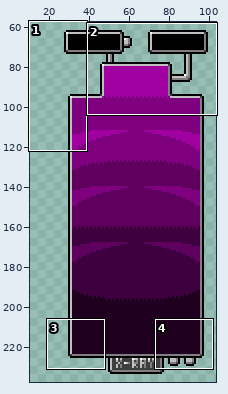
A sprite sheet gets an edit: img/background.gif. Above, an overview of the earlier version with the close-up marked.
Close-up. Before the commit:
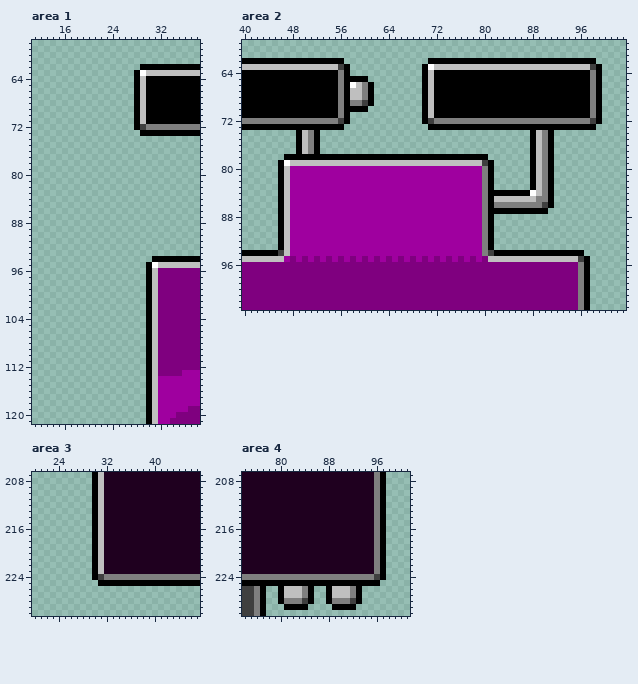
The file is 128x256 pixels. Shown: area 1: x 11..38, y 58..121; area 2: x 40..103, y 59..103; area 3: x 20..47, y 207..230; area 4: x 74..101, y 207..230. The wide view leaves out empty margins.
Once edited:
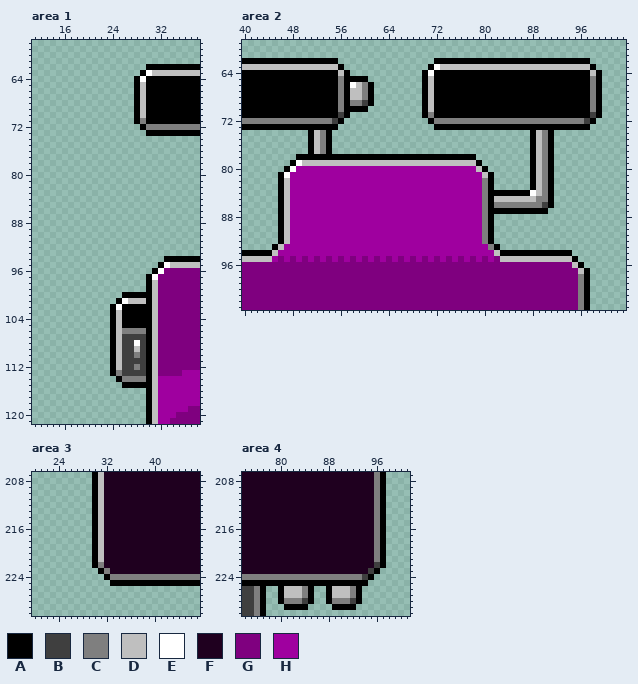
Palette (. is transparent): A #000000  B #3f3f3f  C #7f7f7f  D #bfbfbf  E #ffffff  F #1f001f  G #7f007f  H #9f009f
Difference:
--- area 1
@@ x 26..32 @@
  61 .......
- 62 ...AAAA
- 63 ..AEDDD
- 64 ..ADAAA
+ 62 ....AAA
+ 63 ...AEDD
+ 64 ..AEAAA
  65 ..ADAAA
@@ x 26..31 @@
  70 ..ADAA
- 71 ..ADAA
- 72 ..ABCC
- 73 ...AAA
+ 71 ..ACAA
+ 72 ...ACC
+ 73 ....AA
  74 ......
@@ x 22..35 @@
  93 ..............
- 94 .........AAAAA
- 95 ........AEDDDD
- 96 ........ADGGGG
- 97 ........ADGGGG
+ 94 ...........AAA
+ 95 ..........AEDD
+ 96 .........AEGGG
+ 97 ........AEGGGG
  98 ........ADGGGG
  99 ........ADGGGG
-100 ........ADGGGG
-101 ........ADGGGG
-102 ........ADGGGG
-103 ........ADGGGG
-104 ........ADGGGG
-105 ........ADGGGG
-106 ........ADGGGG
-107 ........ADGGGG
-108 ........ADGGGG
-109 ........ADGGGG
-110 ........ADGGGG
-111 ........ADGGGG
-112 ........ADGGGG
-113 ........ADGGGG
-114 ........ADHHHH
-115 ........ADHHHH
+100 ....AAAAADGGGG
+101 ...AEDDDADGGGG
+102 ..AEAAAAADGGGG
+103 ..ADAAAAADGGGG
+104 ..ADAAAAADGGGG
+105 ..ADAAAAADGGGG
+106 ..ADCCCCADGGGG
+107 ..ADBBBBADGGGG
+108 ..ADBBEBADGGGG
+109 ..ADBBDBADGGGG
+110 ..ADBBCBADGGGG
+111 ..ADBBBBADGGGG
+112 ..ADBBCBADGGGG
+113 ..ACBBBBADGGGG
+114 ...ACCCCADHHHH
+115 ....AAAAADHHHH
 116 ........ADHHHH
--- area 2
@@ x 40..103 @@
  61 ................................................................
- 62 AAAAAAAAAAAAAAAAA..............AAAAAAAAAAAAAAAAAAAAAAAAAAAA.....
- 63 DDDDDDDDDDDDDDDDBA............AEDDDDDDDDDDDDDDDDDDDDDDDDDDBA....
- 64 AAAAAAAAAAAAAAAACA............ADAAAAAAAAAAAAAAAAAAAAAAAAAACA....
+ 62 AAAAAAAAAAAAAAAA................AAAAAAAAAAAAAAAAAAAAAAAAAA......
+ 63 DDDDDDDDDDDDDDDDA..............AEDDDDDDDDDDDDDDDDDDDDDDDDDA.....
+ 64 AAAAAAAAAAAAAAAADA............AEAAAAAAAAAAAAAAAAAAAAAAAAAADA....
  65 AAAAAAAAAAAAAAAACAAAA.........ADAAAAAAAAAAAAAAAAAAAAAAAAAACA....
@@ x 40..103 @@
  70 AAAAAAAAAAAAAAAACAAAA.........ADAAAAAAAAAAAAAAAAAAAAAAAAAACA....
- 71 AAAAAAAAAAAAAAAACA............ADAAAAAAAAAAAAAAAAAAAAAAAAAACA....
- 72 CCCCCCCCCCCCCCCCBA............ABCCCCCCCCCCCCCCCCCCCCCCCCCCBA....
- 73 AAAAAAAAAAAAAAAAA..............AAAAAAAAAAAAAAAAAAAAAAAAAAAA.....
- 74 .........ADCA...................................ADCA............
- 75 .........ADCA...................................ADCA............
- 76 .........ADCA...................................ADCA............
- 77 .........ADCA...................................ADCA............
- 78 .......AAAAAAAAAAAAAAAAAAAAAAAAAAAAAAAAAA.......ADCA............
- 79 ......AEDDDDDDDDDDDDDDDDDDDDDDDDDDDDDDDDBA......ADCA............
- 80 ......ADHHHHHHHHHHHHHHHHHHHHHHHHHHHHHHHHCA......ADCA............
- 81 ......ADHHHHHHHHHHHHHHHHHHHHHHHHHHHHHHHHCA......ADCA............
+ 71 AAAAAAAAAAAAAAAABA............ACAAAAAAAAAAAAAAAAAAAAAAAAAABA....
+ 72 CCCCCCCCCCCCCCCBA..............ACCCCCCCCCCCCCCCCCCCCCCCCCBA.....
+ 73 AAAAAAAAAAAAAAAA................AAAAAAAAAAAAAAAAAAAAAAAAAA......
+ 74 ...........ADCA.................................ADCA............
+ 75 ...........ADCA.................................ADCA............
+ 76 ...........ADCA.................................ADCA............
+ 77 ...........ADCA.................................ADCA............
+ 78 .........AAAAAAAAAAAAAAAAAAAAAAAAAAAAAA.........ADCA............
+ 79 ........AEDDDDDDDDDDDDDDDDDDDDDDDDDDDDDA........ADCA............
+ 80 .......AEHHHHHHHHHHHHHHHHHHHHHHHHHHHHHHDA.......ADCA............
+ 81 ......AEHHHHHHHHHHHHHHHHHHHHHHHHHHHHHHHHDA......ADCA............
  82 ......ADHHHHHHHHHHHHHHHHHHHHHHHHHHHHHHHHCA......ADCA............
@@ x 40..103 @@
  92 ......ADHHHHHHHHHHHHHHHHHHHHHHHHHHHHHHHHCA......................
- 93 ......ADHHHHHHHHHHHHHHHHHHHHHHHHHHHHHHHHCA......................
- 94 AAAAAABDHHHHHHHHHHHHHHHHHHHHHHHHHHHHHHHHCBAAAAAAAAAAAAAAA.......
- 95 DDDDDDDHGHGHGHGHGHGHGHGHGHGHGHGHGHGHGHGHGDDDDDDDDDDDDDDDBA......
- 96 GGGGGGGGGGGGGGGGGGGGGGGGGGGGGGGGGGGGGGGGGGGGGGGGGGGGGGGGCA......
- 97 GGGGGGGGGGGGGGGGGGGGGGGGGGGGGGGGGGGGGGGGGGGGGGGGGGGGGGGGCA......
+ 93 .....ADHHHHHHHHHHHHHHHHHHHHHHHHHHHHHHHHHHCA.....................
+ 94 AAAAADHHHHHHHHHHHHHHHHHHHHHHHHHHHHHHHHHHHHDAAAAAAAAAAAA.........
+ 95 DDDDDHGHGHGHGHGHGHGHGHGHGHGHGHGHGHGHGHGHGHGDDDDDDDDDDDDA........
+ 96 GGGGGGGGGGGGGGGGGGGGGGGGGGGGGGGGGGGGGGGGGGGGGGGGGGGGGGGDA.......
+ 97 GGGGGGGGGGGGGGGGGGGGGGGGGGGGGGGGGGGGGGGGGGGGGGGGGGGGGGGGDA......
  98 GGGGGGGGGGGGGGGGGGGGGGGGGGGGGGGGGGGGGGGGGGGGGGGGGGGGGGGGCA......
--- area 3
@@ x 28..34 @@
 221 ..ADFFF
-222 ..ADFFF
-223 ..ADFFF
-224 ..ABCCC
-225 ...AAAA
+222 ..ACFFF
+223 ...ACFF
+224 ....ACC
+225 .....AA
 226 .......
--- area 4
@@ x 92..99 @@
 221 FFFFCA..
-222 FFFFCA..
-223 FFFFCA..
-224 CCCCBA..
-225 AAAAA...
+222 FFFFBA..
+223 FFFBA...
+224 CCBA....
+225 AAA.....
 226 CA......
